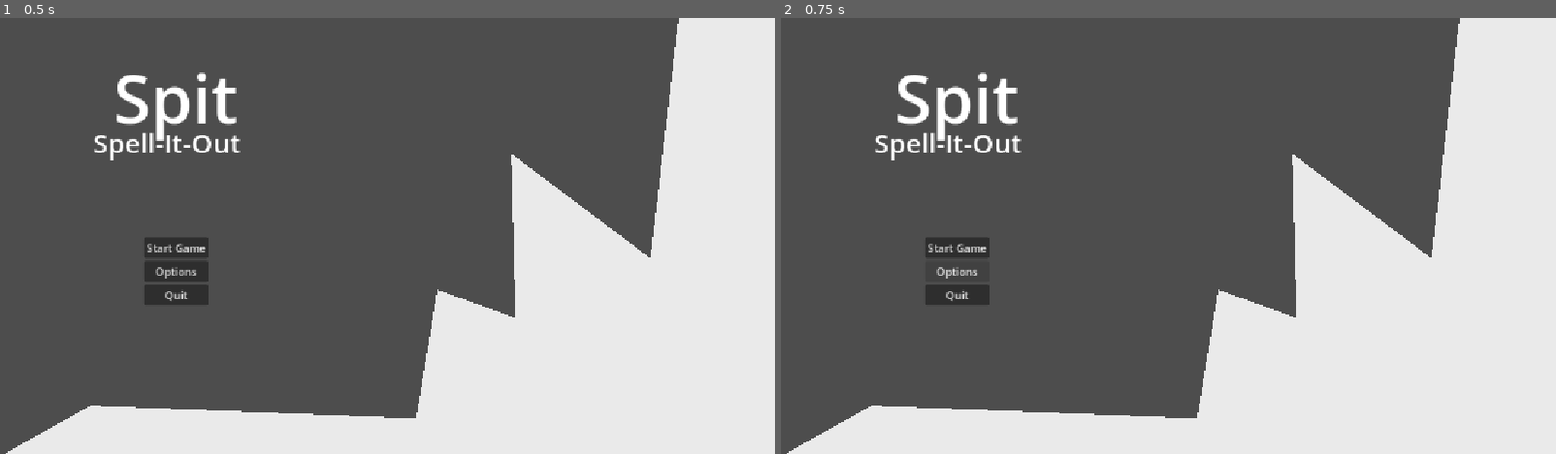
Above: before the commit, frames 1-2 (left to right).
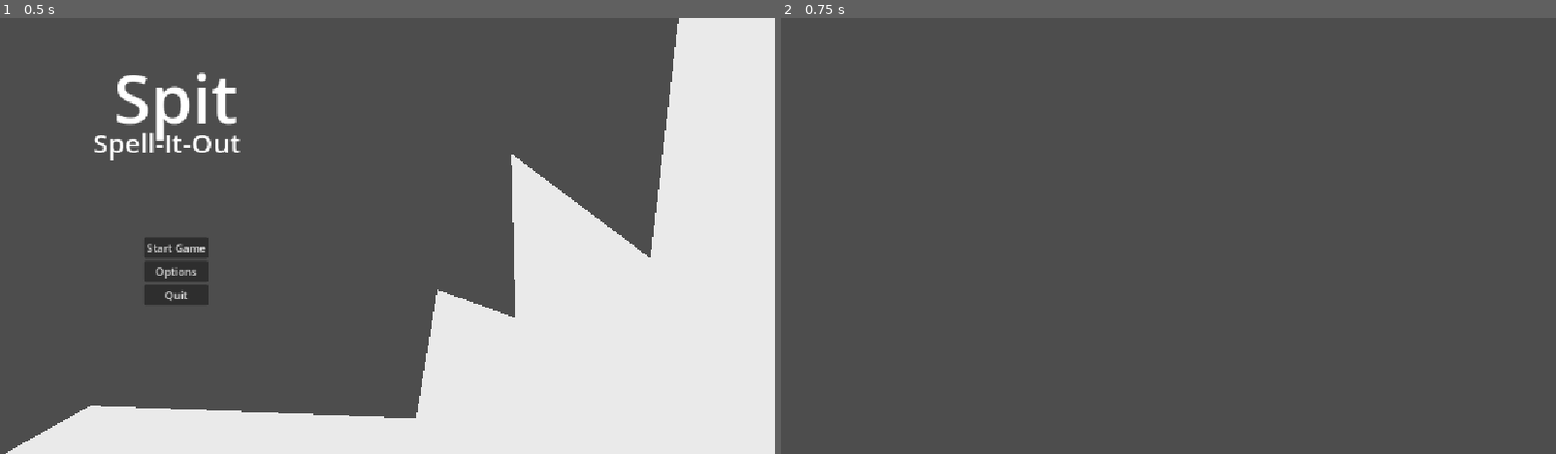
Above: after the commit, the same moments.

Repository: NiorsHaz/GMJ-Instase-2026
Game: Godot game, scene res://Scenes/UI/MainMenu.tscn
Same seed, same stepped clock (60 frames per second), same inputs: the game is played once before the commit and once after it. The project has no main scene, so this scene is started directly.
Inputs:
- Up to frame 1 (0.5 s): no input
- Up to frame 2 (0.75 s): click "Options" at 0.5 s

Frame 1 is identical in both runs. In frame 2, 36% of the frame differs, in the area x 0-100%, y 0-100%.

Commit message:
goes to option

Diff:
--- /dev/null
+++ b/Scenes/UI/Options.tscn
@@ -0,0 +1,3 @@
+[gd_scene format=3 uid="uid://cev6cqjpt2mpc"]
+
+[node name="Options" type="Node2D" unique_id=375574117]
--- a/Scripts/UI/main_menu.gd
+++ b/Scripts/UI/main_menu.gd
@@ -5,7 +5,7 @@
 
 
 func _on_options_pressed() -> void:
-	pass # Replace with function body.
+	get_tree().change_scene_to_file("res://Scenes/UI/Options.tscn")
 
 
 func _on_quit_pressed() -> void:
